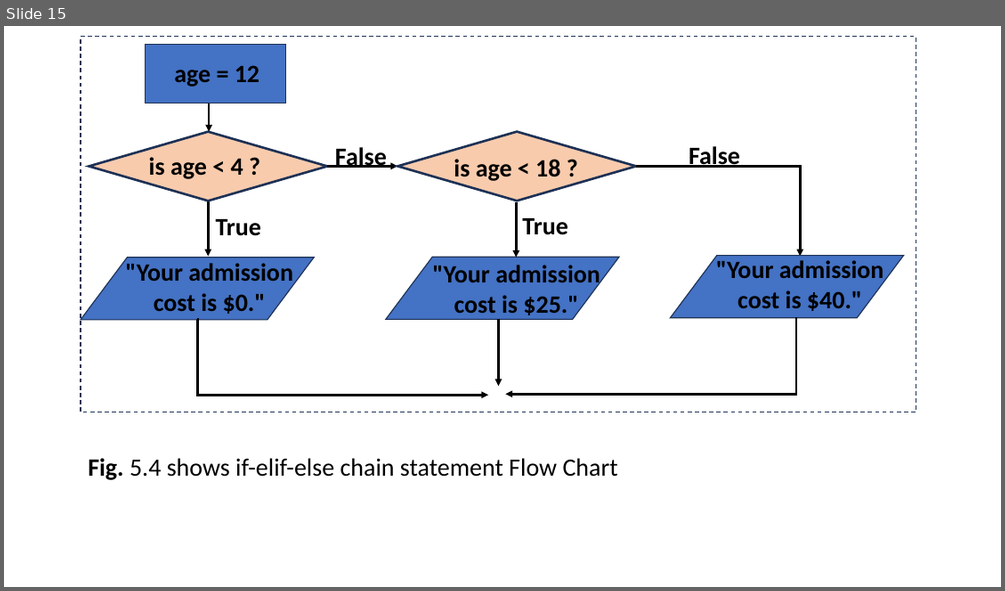
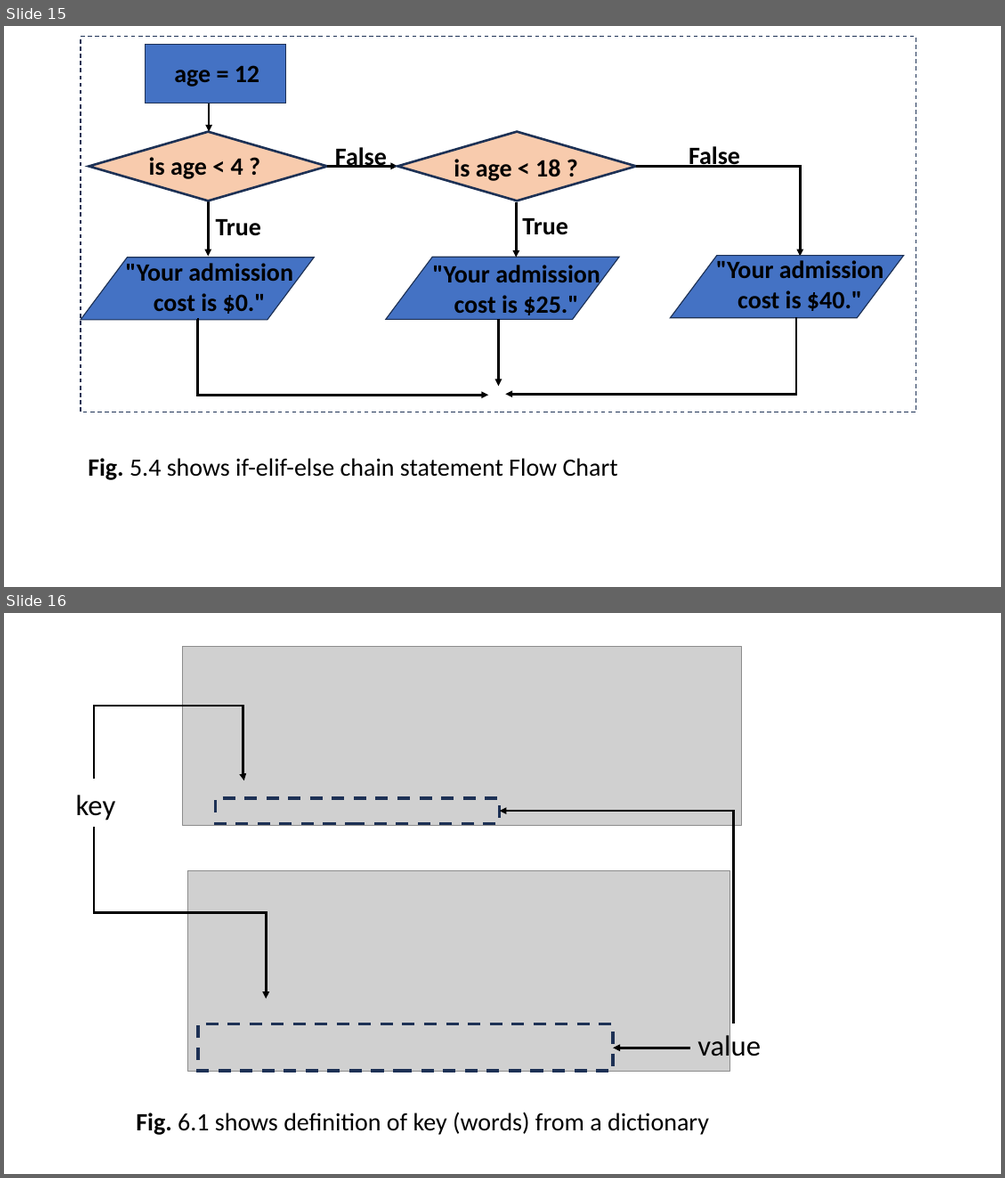
Before and after one commit to uzakariyya/python-programming-fellowship, a slide deck: assets/diagrams_pool.pptx. Shown one above the other, each under a label of ours: slide 15 before the commit, slides 15 and 16 after it. The pictures are 1005x591 and 1005x1178 pixels, drawn with LibreOffice and Linux fonts; fonts in the diff are those of the drawing; grey boxes stand for pictures. Boxes give left, top, right and bottom in pixels: in the first picture for what was removed or moved away, otherwise in the second. Text is boxed around its words. In the diff, an @@ line names an element or a change of style, - is before the commit and + after.

Commit message:
adding chapter 6 dictionary images

```diff
--- a/assets/diagrams_pool.pptx
+++ b/assets/diagrams_pool.pptx
@@ slide 16 added at [4, 613, 1001, 1174], background #FFFFFF @@
@@ group added at [76, 647, 760, 1070]: 3 elbow arrows, 2 pictures, 2 rectangles, 2 texts, 1 arrow @@
+value
+key
@@ text added at [136, 1111, 709, 1135], 24 pt, text #000000 @@
+Fig. 6.1 shows definition of key (words) from a dictionary
```
Also in this commit, not shown: 2 other files.
